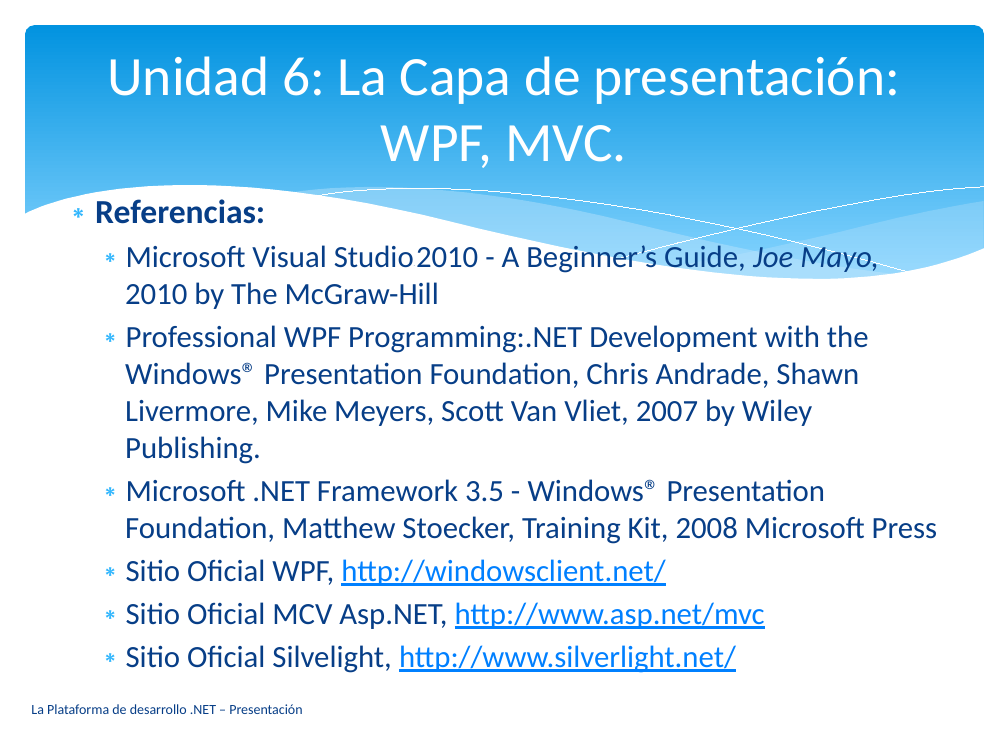
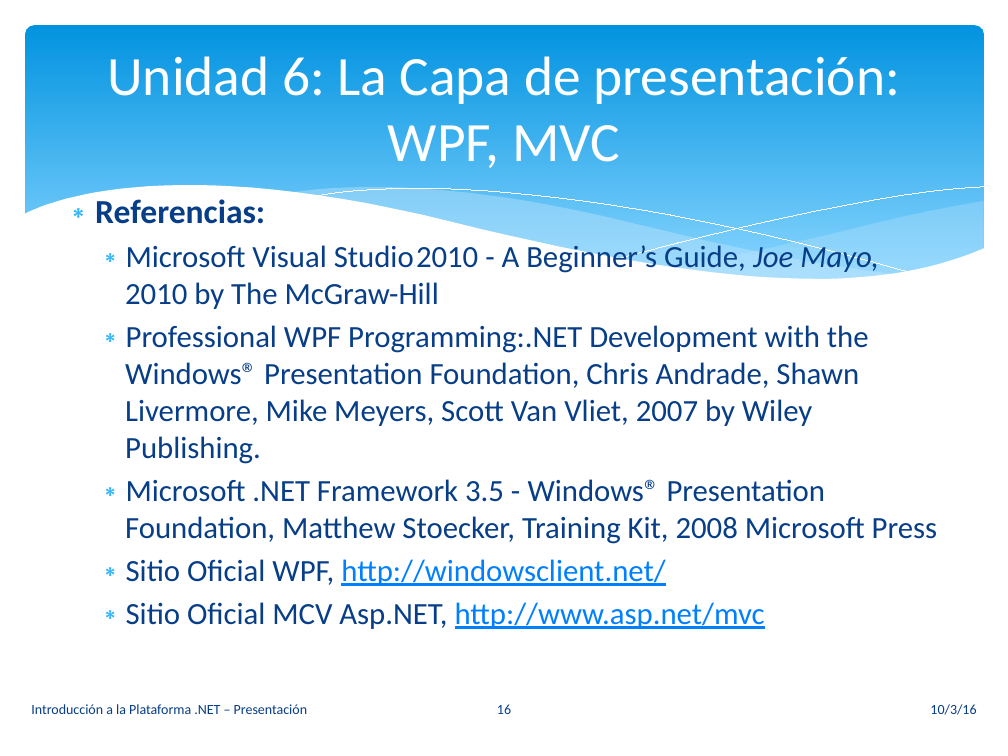
Before and after one commit to vvalotto/UADER-La-Plataforma-de-Desarrollo-.NET, a slide deck: slide 16 of Presentaciones/00. Presentacion - Introduccion a la Plataforma .NET.pptx. Drawn at 1008x756 pixels with LibreOffice and Linux fonts; fonts in the diff are those of the drawing. Boxes give left, top, right and bottom in pixels: in the first picture for what was removed or moved away, otherwise in the second. Text is boxed around its words. In the diff, an @@ line names an element or a change of style, - is before the commit and + after.

```diff
--- a/Presentaciones/00. Presentacion - Introduccion a la Plataforma .NET.pptx
+++ b/Presentaciones/00. Presentacion - Introduccion a la Plataforma .NET.pptx
@@ title at box(107, 56, 900, 168): text changed @@
-Unidad 6: La Capa de presentación: WPF, MVC.
+Unidad 6: La Capa de presentación: WPF, MVC
@@ text at box(126, 645, 736, 673): paragraph removed @@
-  ∗ Sitio Oficial Silvelight, http://www.silverlight.net/
@@ text at box(31, 704, 307, 714): text changed @@
-La Plataforma de desarrollo .NET – Presentación
+Introducción a la Plataforma .NET – Presentación
@@ page number added at box(497, 704, 511, 714), 10 pt, text #073E87 @@
+16
@@ text added at box(930, 704, 976, 715), 10 pt, text #073E87 @@
+10/3/16
```
Also in this commit, not shown: 26 other slides changed.
